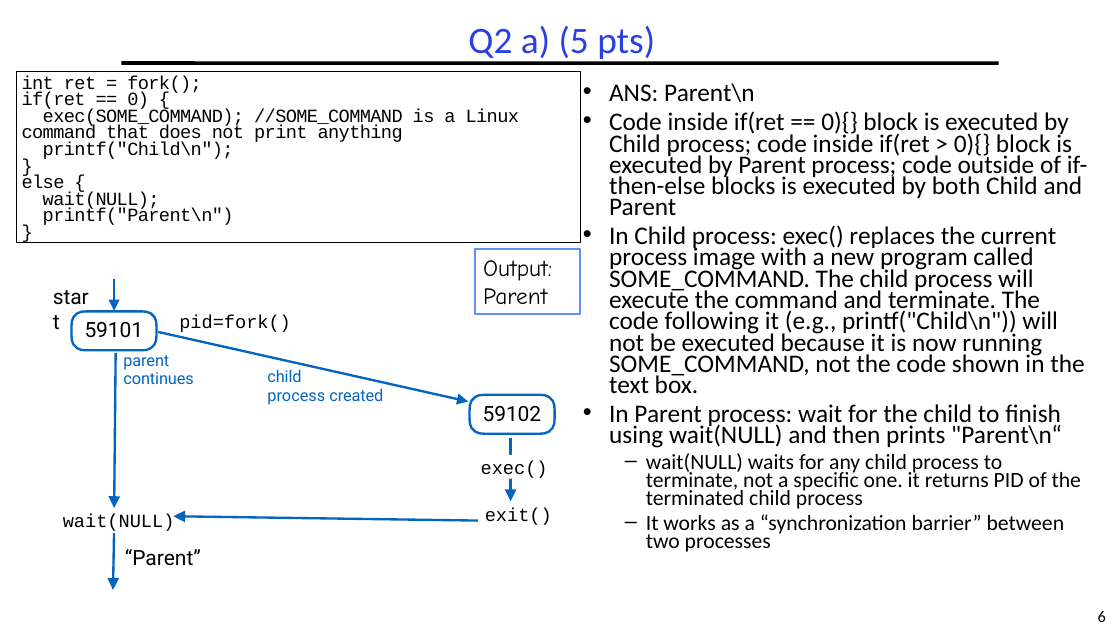
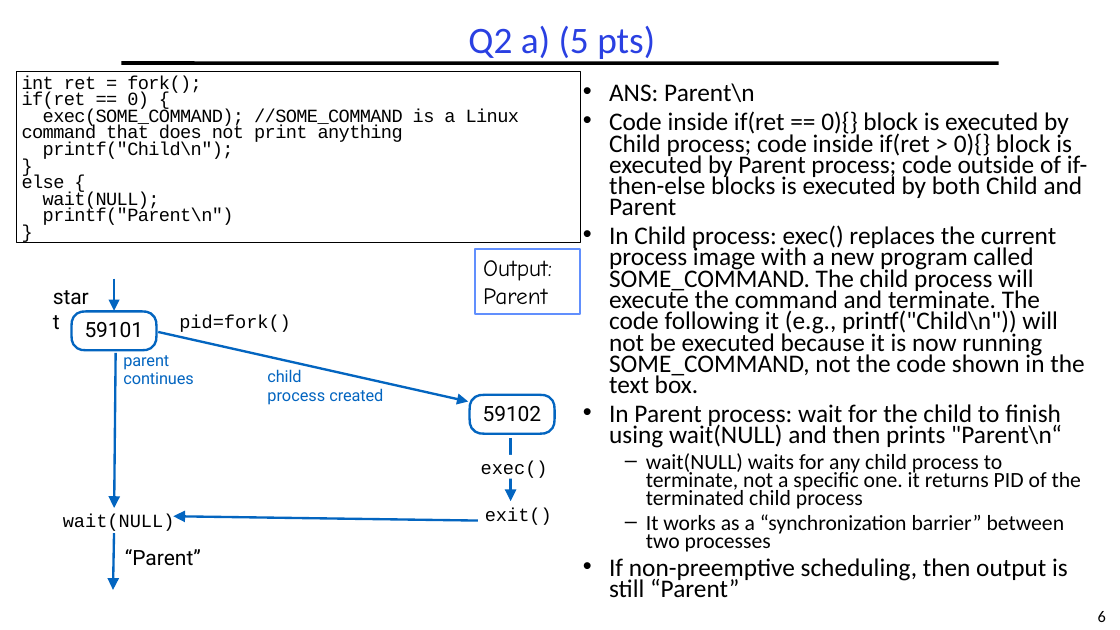
Before and after one commit to guhofstra/CSC256Fa25, a slide deck: slide 6 of PPTs/Exam/OS MidtermExam ANS Sp2025.pptx. Drawn at 1120x630 pixels with LibreOffice and Linux fonts; fonts in the diff are those of the drawing. Boxes give left, top, right and bottom in pixels: in the first picture for what was removed or moved away, otherwise in the second. Text is boxed around its words. In the diff, an @@ line names an element or a change of style, - is before the commit and + after.

```diff
--- a/PPTs/Exam/OS MidtermExam ANS Sp2025.pptx
+++ b/PPTs/Exam/OS MidtermExam ANS Sp2025.pptx
@@ text at (x1=609, y1=558, x2=1068, y2=598): paragraph added @@
+• If non-preemptive scheduling, then output is still “Parent”
```
Also in this commit, not shown: 9 other slides changed, 1 other file.
